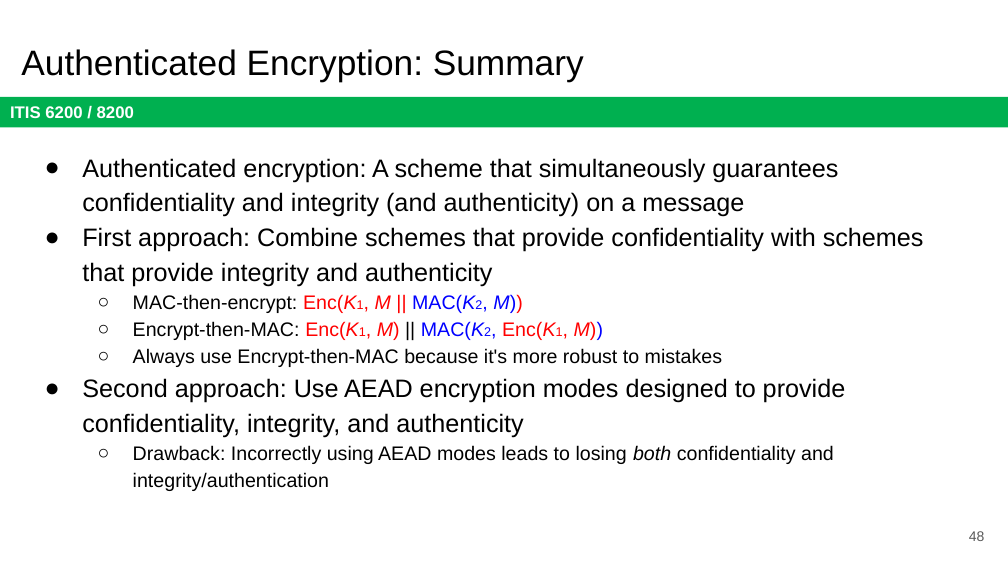
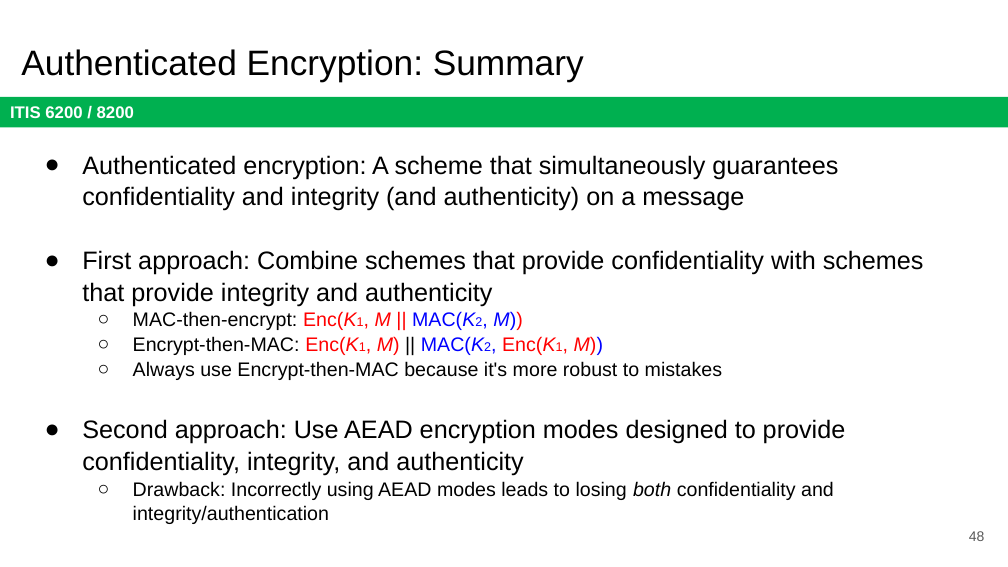
Before and after one commit to jx5c/github.io, a slide deck: slide 48 of teaching/ITIS6200/2023fa/lectures/lec04.pptx. Drawn at 1008x567 pixels with LibreOffice and Linux fonts; fonts in the diff are those of the drawing. Boxes give left, top, right and bottom in pixels: in the first picture for what was removed or moved away, otherwise in the second. Text is boxed around its words. In the diff, an @@ line names an element or a change of style, - is before the commit and + after.

```diff
--- a/teaching/ITIS6200/2023fa/lectures/lec04.pptx
+++ b/teaching/ITIS6200/2023fa/lectures/lec04.pptx
@@ text "Authenticated encryption: A scheme that ..." at [82, 155, 924, 524]: line spacing 1.15 to 1.05 @@
```
Also in this commit, not shown: 3 other slides changed.
